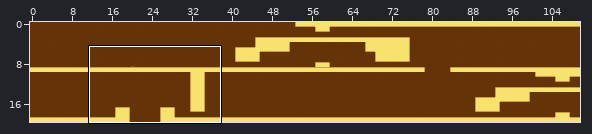
Tiled map: assets/levels/level6.tmx. The picture above shows the old version from afar; the outline marks the close-up.
Close-up. First the earlier version:
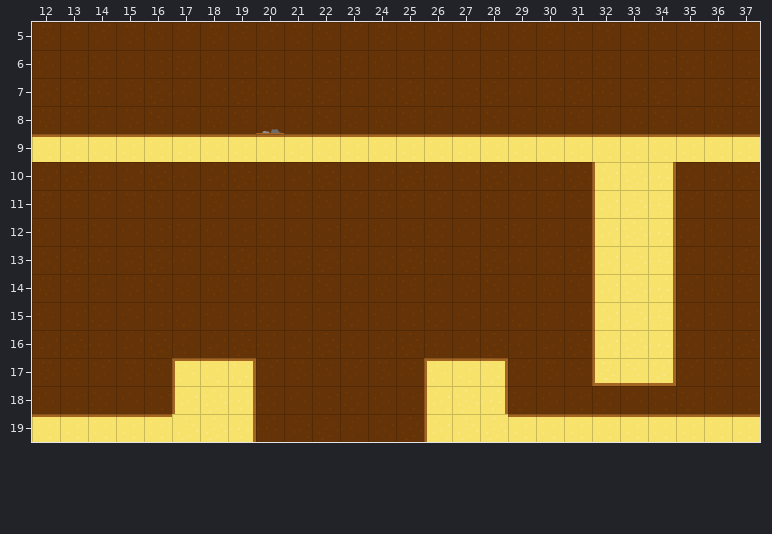
Cells are 64x64 px. Shown: x 12..37, y 5..19. The commit also changed other parts of the map, which this record leaves out.
After the commit:
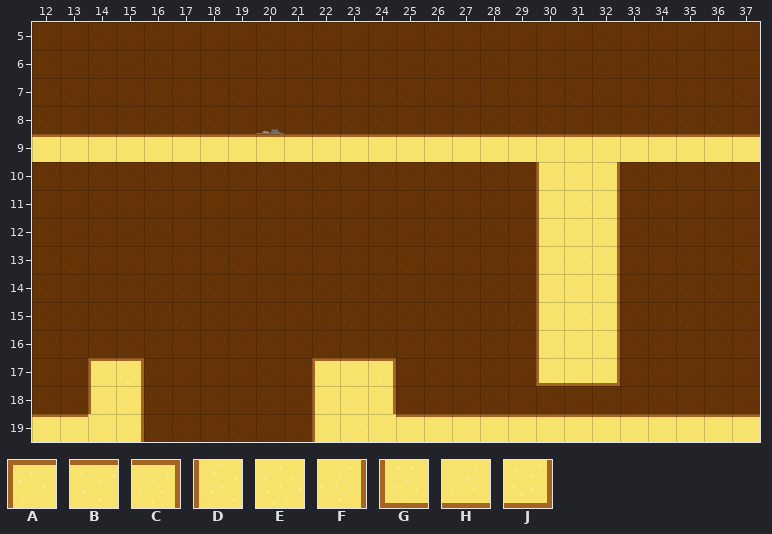
Key: from "level": A 11, B 12, C 13, D 21, E 22, F 23, G 31, H 32, J 33.
_ is an empty cell, . an unchanged one.
What changed:
--- layer "Kachelebene 1"
@@ x 14..34 @@
-10 ................__DEF
-11 ................__DEF
-12 ................__DEF
-13 ................__DEF
-14 ................__DEF
-15 ................__DEF
-16 ................__DEF
-17 __.ABC..___.ABC.__GHJ
-18 __.DEF..___.DEF......
-19 BBBEEF..____DEE......
+10 ................DEF__
+11 ................DEF__
+12 ................DEF__
+13 ................DEF__
+14 ................DEF__
+15 ................DEF__
+16 ................DEF__
+17 AC.___..ABC.___.GHJ__
+18 DF.___..DEF.___......
+19 EF____..DEEBBBB......
